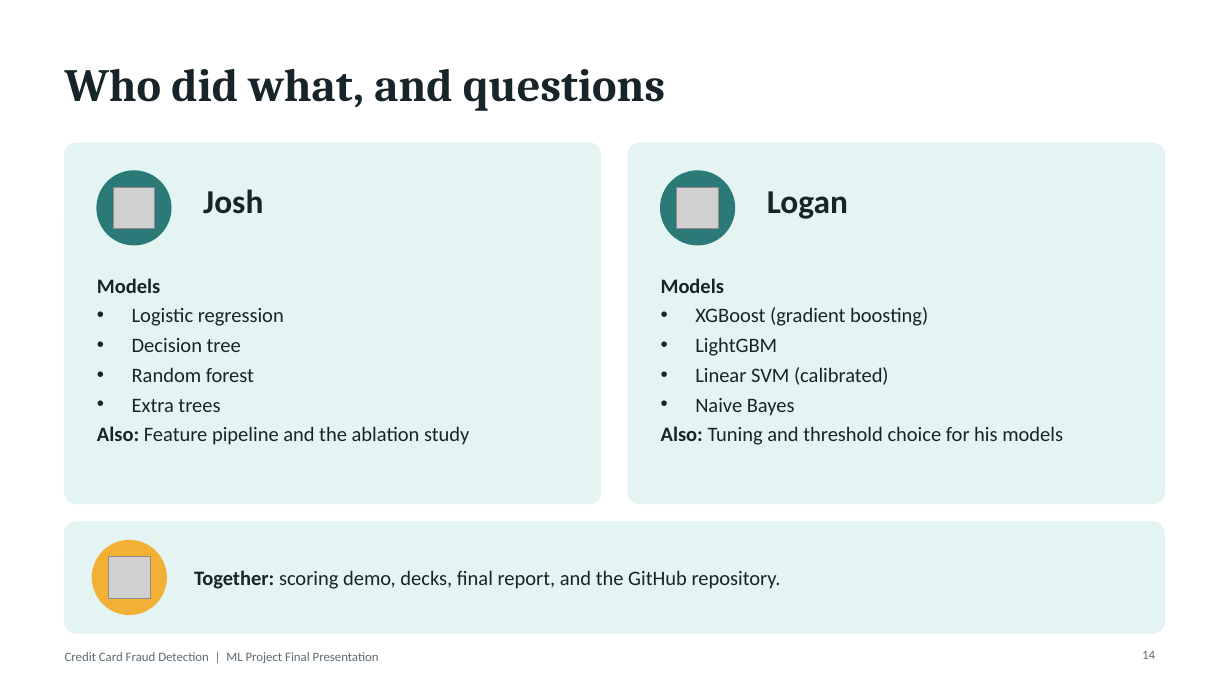
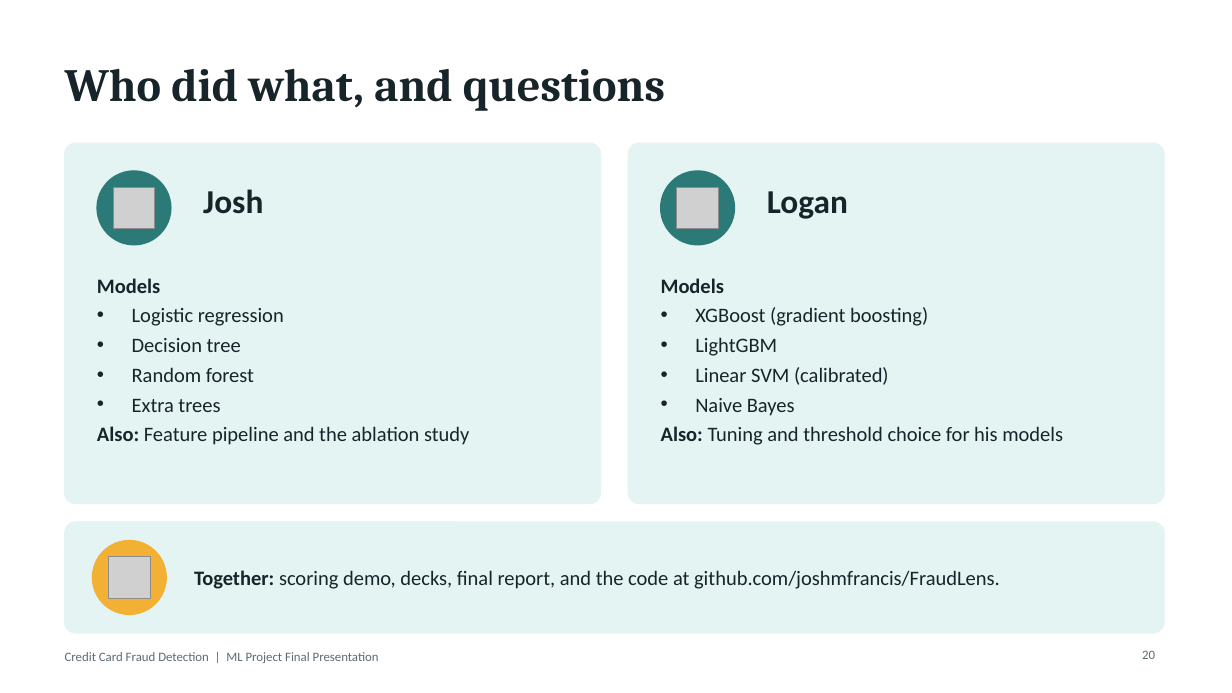
Before and after one commit to joshmfrancis/FraudLens, a slide deck: slide 20 of Presentations/Final Presentation/Final Presentation.pptx (slide 14 before the commit). Drawn at 1232x693 pixels with LibreOffice and Linux fonts; fonts in the diff are those of the drawing; grey boxes stand for pictures. Boxes give left, top, right and bottom in pixels: in the first picture for what was removed or moved away, otherwise in the second. Text is boxed around its words. In the diff, an @@ line names an element or a change of style, - is before the commit and + after.

```diff
--- a/Presentations/Final Presentation/Final Presentation.pptx
+++ b/Presentations/Final Presentation/Final Presentation.pptx
@@ text at [194,570,1000,589]: text changed @@
-Together: scoring demo, decks, final report, and the GitHub repository.
+Together: scoring demo, decks, final report, and the code at github.com/joshmfrancis/FraudLens.
@@ page number at [1142,650,1155,659]: text changed @@
-14
+20
```
Also in this commit, not shown: 9 other slides changed, 6 slides added, 34 other files.
